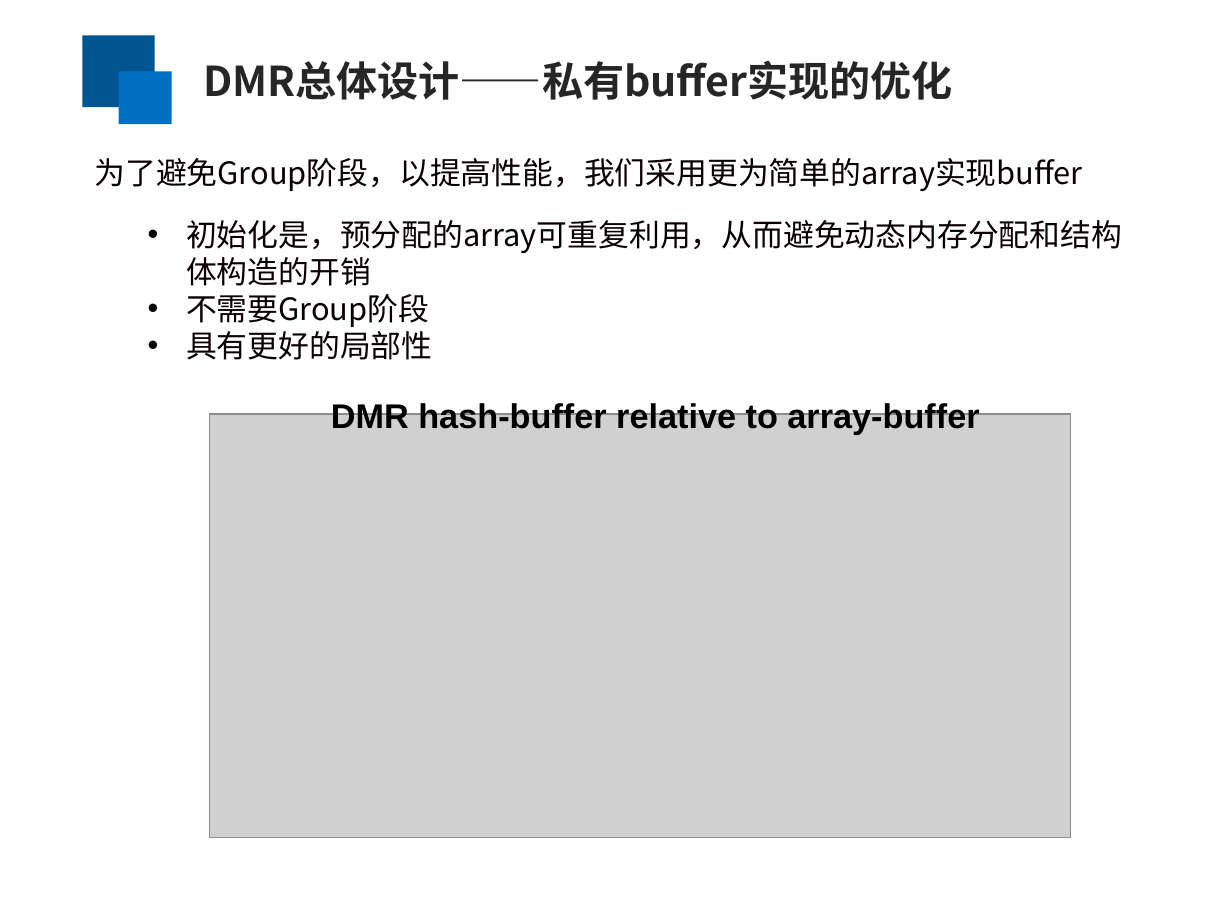
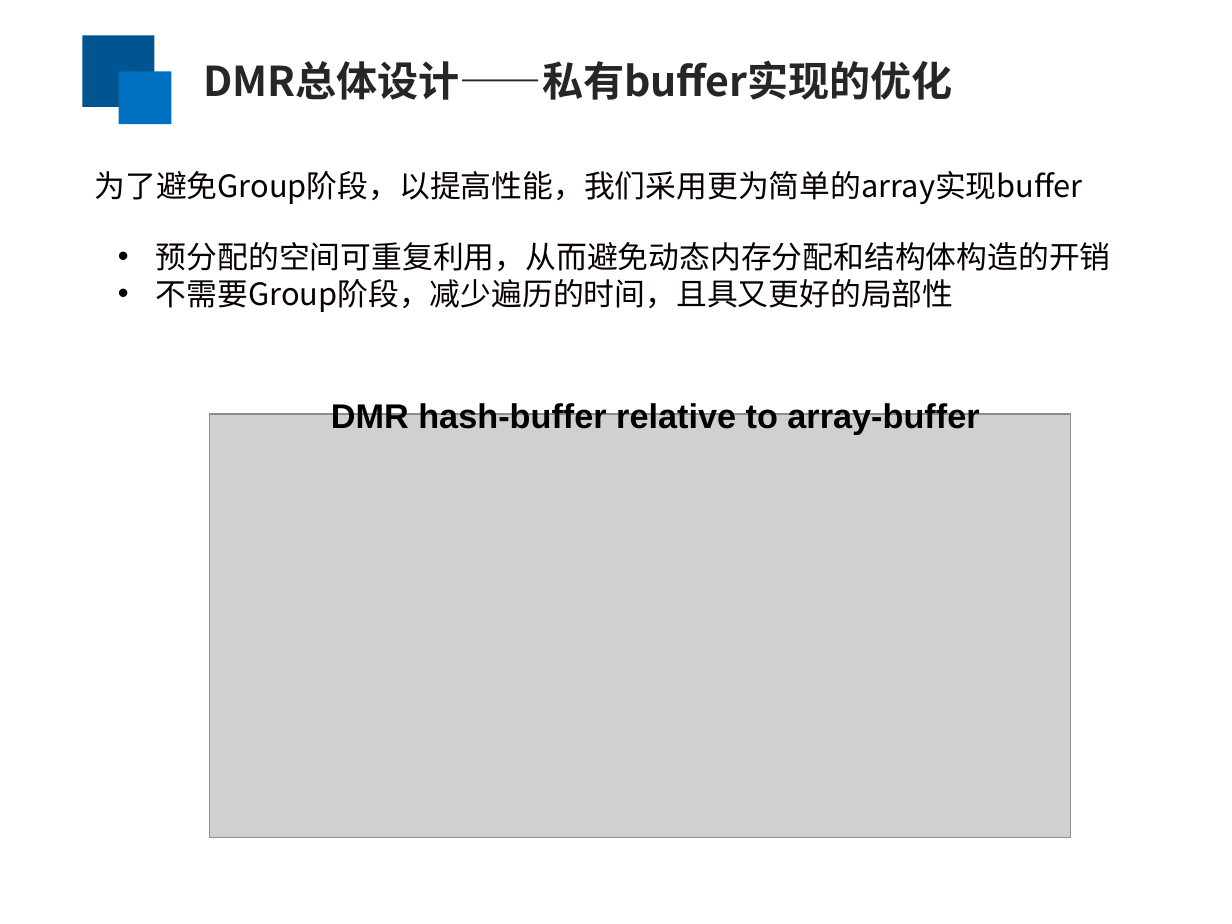
Before and after one commit to yufenyu/work, a slide deck: slide 11 of dmr_paper/paper/chinaSys-2016.ppt (slide 12 before the commit). Drawn at 1232x924 pixels with LibreOffice and Linux fonts; fonts in the diff are those of the drawing; grey boxes stand for pictures. Boxes give left, top, right and bottom in pixels: in the first picture for what was removed or moved away, otherwise in the second. Text is boxed around its words. In the diff, an @@ line names an element or a change of style, - is before the commit and + after.

```diff
--- a/dmr_paper/paper/chinaSys-2016.ppt
+++ b/dmr_paper/paper/chinaSys-2016.ppt
@@ text "为了避免Group阶段，以提高性能，我们采用更为简单的array实现buffer": place and size @@
-text "为了避免Group阶段，以提高性能，我们采用更为简单的array实现buffer" at bbox=[94, 158, 1082, 191]
+text "为了避免Group阶段，以提高性能，我们采用更为简单的array实现buffer" at bbox=[94, 171, 1082, 204]
@@ text at bbox=[156, 242, 1111, 312]: text changed @@
-  • 初始化是，预分配的array可重复利用，从而避免动态内存分配和结构体构造的开销
-  • 不需要Group阶段
-  • 具有更好的局部性
+  • 预分配的空间可重复利用，从而避免动态内存分配和结构体构造的开销
+  • 不需要Group阶段，减少遍历的时间，且具又更好的局部性
```
Also in this commit, not shown: 11 other slides changed, 1 slide removed.
